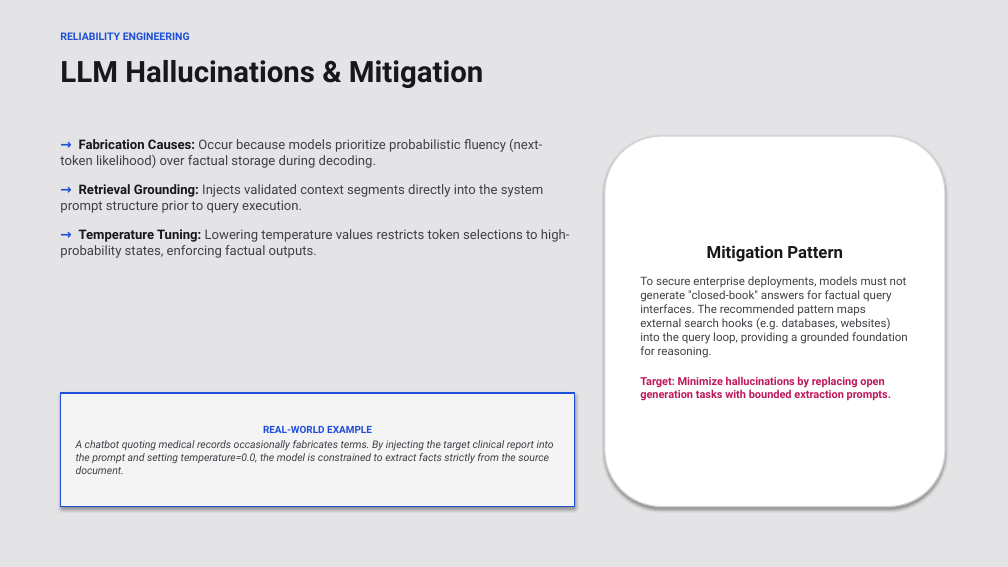
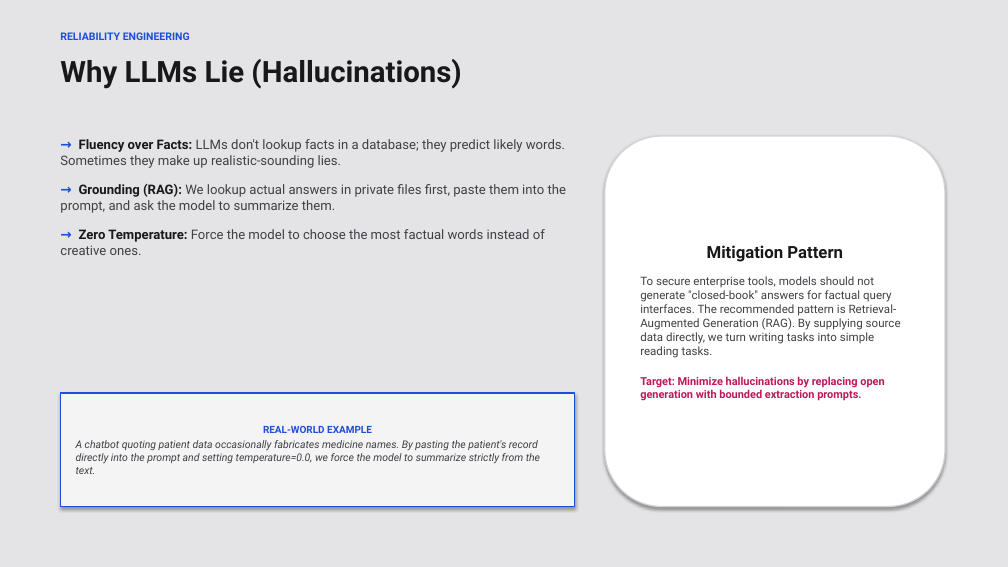
Before and after one commit to Bethana86/gcp-ml-training-hub, a slide deck: slide 11 of llm-presentation/Introduction_to_LLM.pptx. Drawn at 1008x567 pixels with LibreOffice and Linux fonts; fonts in the diff are those of the drawing. Boxes give left, top, right and bottom in pixels: in the first picture for what was removed or moved away, otherwise in the second. Text is boxed around its words. In the diff, an @@ line names an element or a change of style, - is before the commit and + after.

```diff
--- a/llm-presentation/Introduction_to_LLM.pptx
+++ b/llm-presentation/Introduction_to_LLM.pptx
@@ text at [60, 59, 461, 89]: text changed @@
-LLM Hallucinations & Mitigation
+Why LLMs Lie (Hallucinations)
@@ text at [60, 139, 566, 255]: text changed @@
-→ Fabrication Causes: Occur because models prioritize probabilistic fluency (next-token likelihood) over factual storage during decoding.
-→ Retrieval Grounding: Injects validated context segments directly into the system prompt structure prior to query execution.
-→ Temperature Tuning: Lowering temperature values restricts token selections to high-probability states, enforcing factual outputs.
+→ Fluency over Facts: LLMs don't lookup facts in a database; they predict likely words. Sometimes they make up realistic-sounding lies.
+→ Grounding (RAG): We lookup actual answers in private files first, paste them into the prompt, and ask the model to summarize them.
+→ Zero Temperature: Force the model to choose the most factual words instead of creative ones.
@@ text in rounded rectangle at [640, 276, 901, 401]: text changed @@
-To secure enterprise deployments, models must not generate "closed-book" answers for factual query interfaces. The recommended pattern maps external search hooks (e.g. databases, websites) into the query loop, providing a grounded foundation for reasoning.
-Target: Minimize hallucinations by replacing open generation tasks with bounded extraction prompts.
+To secure enterprise tools, models should not generate "closed-book" answers for factual query interfaces. The recommended pattern is Retrieval-Augmented Generation (RAG). By supplying source data directly, we turn writing tasks into simple reading tasks.
+Target: Minimize hallucinations by replacing open generation with bounded extraction prompts.
@@ text in rectangle at [76, 440, 540, 474]: text changed @@
-A chatbot quoting medical records occasionally fabricates terms. By injecting the target clinical report into the prompt and setting temperature=0.0, the model is constrained to extract facts strictly from the source document.
+A chatbot quoting patient data occasionally fabricates medicine names. By pasting the patient's record directly into the prompt and setting temperature=0.0, we force the model to summarize strictly from the text.
```
Also in this commit, not shown: 21 other slides changed, 2 other files.
